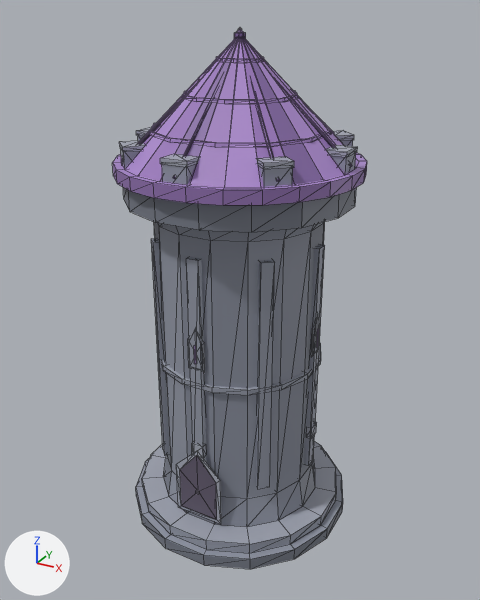
A saved change to the glTF model packages/client/public/models/castle-b.glb.
One viewpoint serves both versions: a 50 mm lens placed at (0.601, -1.093, 1.031), pointed at (0.003, -0.005, 0.487). Lighting does not change. The marker at lower left points along +X, +Y and +Z. The first picture is the older version. Mesh edges are drawn as thin lines. Where no turn or scale is listed for an object, it has been applied to the vertices. Vertices at exactly the same position are counted once.

The first picture shows 'Darkstone Violet Tower Castle'.
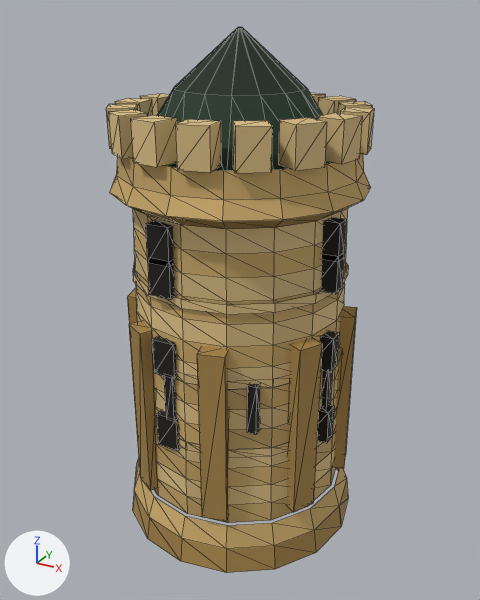
The change, as a list of edits to the scene's bpy script:
```text
Add mat_material_0:
    mat_material_0 = bpy.data.materials.new('Material_0')
    mat_material_0.use_nodes = True; mat_material_0.node_tree.nodes.clear()
    _N = mat_material_0.node_tree.nodes; _L = mat_material_0.node_tree.links
    n0 = _N.new('ShaderNodeBsdfPrincipled'); n0.name = 'Principled BSDF'
    n0.inputs[1].default_value = 0.02  # 'Metallic'
    n0.inputs[2].default_value = 0.85  # 'Roughness'
    n1 = _N.new('ShaderNodeOutputMaterial'); n1.name = 'Material Output'
    n2 = _N.new('ShaderNodeVertexColor'); n2.name = 'Color Attribute'
    _L.new(n0.outputs[0], n1.inputs[0])  # 'BSDF' to 'Surface'
    _L.new(n2.outputs[0], n0.inputs[0])  # 'Color' to 'Base Color'
Change me_darkstone_violet_tower_castle:
    remove me_darkstone_violet_tower_castle.from_pydata(...)  # 908 vertices, 1513 faces; spans x -0.235..0.235, y -0.235..0.235, z 0.0..1.0
    remove me_darkstone_violet_tower_castle.materials.append(mat_defaultmaterial)
    add me_darkstone_violet_tower_castle.from_pydata(...)  # 974 vertices, 1464 faces; spans x -0.25..0.25, y -0.25..0.25, z 0.0..1.0
    me_darkstone_violet_tower_castle part 1: a new loose piece, a box spanning x 0.18..0.225, y -0.056..-0.026, z 0.245..0.315, in mat_material_0
    me_darkstone_violet_tower_castle part 2: a new loose piece, a box spanning x -0.064..-0.019, y -0.218..-0.188, z 0.245..0.315, in mat_material_0
    me_darkstone_violet_tower_castle part 3: a new loose piece, a box spanning x 0.18..0.225, y -0.056..-0.026, z 0.405..0.475, in mat_material_0
    me_darkstone_violet_tower_castle part 4: a new loose piece, a box spanning x -0.064..-0.019, y -0.218..-0.188, z 0.405..0.475, in mat_material_0
    me_darkstone_violet_tower_castle part 5: a new loose piece, a box spanning x 0.18..0.225, y -0.056..-0.026, z 0.565..0.635, in mat_material_0
    me_darkstone_violet_tower_castle part 6: a new loose piece, a box spanning x -0.064..-0.019, y -0.218..-0.188, z 0.565..0.635, in mat_material_0
    me_darkstone_violet_tower_castle part 7: a new loose piece, a box spanning x 0.18..0.225, y -0.056..-0.026, z 0.625..0.695, in mat_material_0
    me_darkstone_violet_tower_castle part 8: a new loose piece, a box spanning x -0.064..-0.019, y -0.218..-0.188, z 0.625..0.695, in mat_material_0
    me_darkstone_violet_tower_castle part 9: a new loose piece, a box spanning x 0.114..0.132, y -0.18..-0.158, z 0.31..0.41, in mat_material_0
    me_darkstone_violet_tower_castle part 10: a new loose piece, a box spanning x -0.042..-0.024, y -0.217..-0.195, z 0.31..0.41, in mat_material_0
    me_darkstone_violet_tower_castle part 11: the loose piece of 134 vertices spanning x -0.235..0.235, y -0.235..0.235, z 0.0..0.704 is rebuilt with 306 vertices and now spans x -0.245..0.245, y -0.245..0.245, z 0.1..0.8, in mat_material_0
    me_darkstone_violet_tower_castle part 12: the loose piece of 48 vertices spanning x -0.218..0.218, y -0.218..0.218, z 0.772..0.985 is rebuilt with 51 vertices and now spans x -0.2..0.2, y -0.2..0.2, z 0.78..1.0, in mat_material_0
    me_darkstone_violet_tower_castle part 13: 49 loose pieces with 630 vertices, spanning x -0.233..0.233, y -0.233..0.233, z 0.061..1.0, are deleted
    me_darkstone_violet_tower_castle part 14: 16 vertices removed from x 0.099..0.131, y -0.131..0.131, z 0.142..0.627; 249 vertices added at x -0.25..0.25, y -0.25..0.25, z 0.0..0.568
    me_darkstone_violet_tower_castle part 15: 80 vertices removed from x -0.22..0.22, y -0.22..0.22, z 0.779..0.97; 128 vertices added at x -0.238..0.238, y -0.238..0.238, z 0.8..0.87
    other edits to the shape of me_darkstone_violet_tower_castle do not show in these pictures
    add me_darkstone_violet_tower_castle.materials.append(mat_material_0)
```

Where the change shows, as pixel boxes (x1, y1, x2, y2) in the pictures (480 x 600 px; the box of a moved part takes in the faces that stretch with it):
'Darkstone Violet Tower Castle', reshaped, recoloured: before (112, 28, 367, 569); after (106, 27, 374, 573)
part 1 of me_darkstone_violet_tower_castle, added: after (317, 405, 334, 443)
part 2 of me_darkstone_violet_tower_castle, added: after (156, 410, 179, 451)
part 3 of me_darkstone_violet_tower_castle, added: after (320, 331, 339, 372)
part 4 of me_darkstone_violet_tower_castle, added: after (152, 336, 177, 379)
part 5 of me_darkstone_violet_tower_castle, added: after (321, 258, 344, 294)
part 6 of me_darkstone_violet_tower_castle, added: after (147, 258, 175, 299)
part 7 of me_darkstone_violet_tower_castle, added: after (322, 217, 347, 262)
part 8 of me_darkstone_violet_tower_castle, added: after (145, 220, 174, 267)
part 9 of me_darkstone_violet_tower_castle, added: after (247, 384, 260, 435)
part 10 of me_darkstone_violet_tower_castle, added: after (164, 376, 176, 419)
part 11 of me_darkstone_violet_tower_castle, rebuilt (26% wider, 6% taller): before (136, 222, 343, 569); after (110, 154, 371, 523)
part 12 of me_darkstone_violet_tower_castle, rebuilt: before (121, 39, 358, 187); after (157, 27, 332, 171)
part 13 of me_darkstone_violet_tower_castle, deleted: before (112, 28, 367, 524)
part 14 of me_darkstone_violet_tower_castle, built on: before (256, 260, 275, 489); after (127, 261, 357, 573)
part 15 of me_darkstone_violet_tower_castle, moved or reshaped (mostly hidden before): before (122, 98, 352, 181); after (106, 93, 374, 173)
